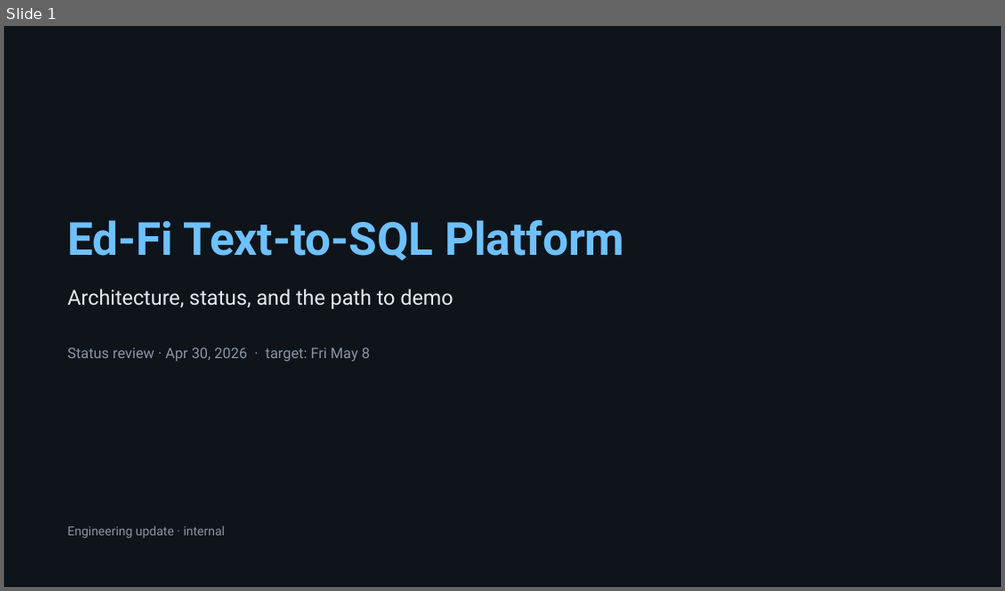
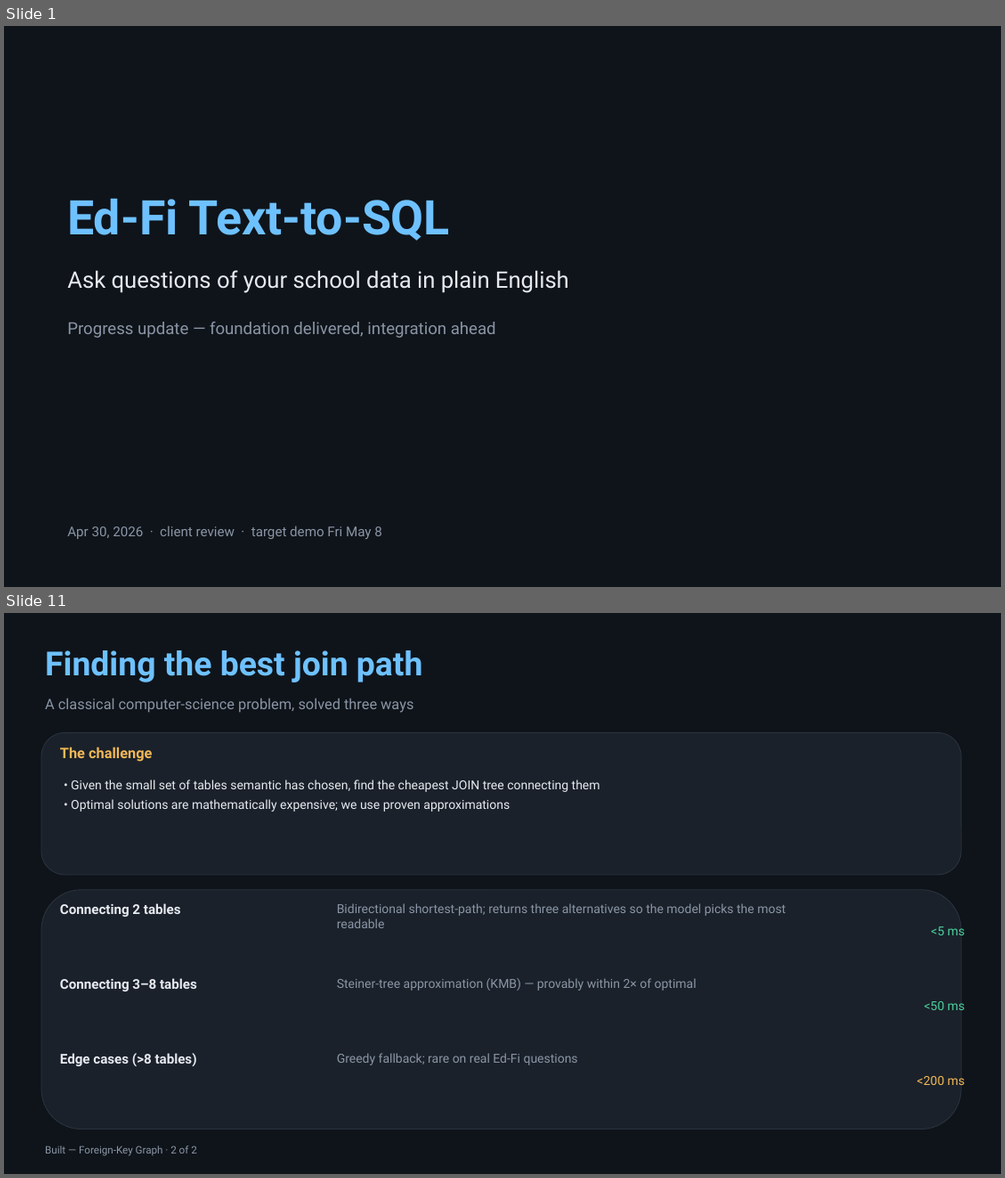
Before and after one commit to bharatmohanthakur/heavy_text2sql, a slide deck: docs/architecture_deck.pptx. Shown one above the other, each under a label of ours: slide 1 before the commit, slides 1 and 11 after it; the slides between them are not shown. The pictures are 1005x591 and 1005x1178 pixels, drawn with LibreOffice and Linux fonts; fonts in the diff are those of the drawing. Boxes give left, top, right and bottom in pixels: in the first picture for what was removed or moved away, otherwise in the second. Text is boxed around its words. In the diff, an @@ line names an element or a change of style, - is before the commit and + after.

```diff
--- a/docs/architecture_deck.pptx
+++ b/docs/architecture_deck.pptx
@@ slide 11 added at [4, 613, 1001, 1174], background #0F141A @@
@@ text added at [45, 650, 422, 682], 32 pt, text #6EC1FF, bold @@
+Finding the best join path
@@ text added at [45, 698, 413, 713], 14 pt, text #8A95A5 @@
+A classical computer-science problem, solved three ways
@@ rounded rectangle added at [41, 732, 961, 875], fill #1A212A, outline #2A333F 0.75 pt @@
@@ text added at [60, 747, 152, 762], 14 pt, text #F2B857, bold @@
+The challenge
@@ text added at [71, 779, 600, 811], 12 pt, text #E6EAF0 @@
+• Given the small set of tables semantic has chosen, find the cheapest JOIN tree connecting them
+• Optimal solutions are mathematically expensive; we use proven approximations
@@ rounded rectangle added at [41, 890, 961, 1129], fill #1A212A, outline #2A333F 0.75 pt @@
@@ text added at [60, 903, 181, 916], 13 pt, text #E6EAF0, bold @@
+Connecting 2 tables
@@ text added at [337, 903, 785, 928], 12 pt, text #8A95A5 @@
+Bidirectional shortest-path; returns three alternatives so the model picks the most readable
@@ text added at [930, 926, 964, 935], 12 pt, text #4AD09C @@
+<5 ms
@@ text added at [60, 978, 197, 991], 13 pt, text #E6EAF0, bold @@
+Connecting 3–8 tables
@@ text added at [337, 978, 696, 990], 12 pt, text #8A95A5 @@
+Steiner-tree approximation (KMB) — provably within 2× of optimal
@@ text added at [924, 1001, 964, 1010], 12 pt, text #4AD09C @@
+<50 ms
@@ text added at [60, 1053, 197, 1066], 13 pt, text #E6EAF0, bold @@
+Edge cases (>8 tables)
@@ text added at [337, 1053, 578, 1065], 12 pt, text #8A95A5 @@
+Greedy fallback; rare on real Ed-Fi questions
@@ text added at [917, 1076, 965, 1085], 12 pt, text #F2B857 @@
+<200 ms
@@ text added at [45, 1145, 197, 1156], 10 pt, text #8A95A5 @@
+Built — Foreign-Key Graph · 2 of 2
@@ slide 1 changed as well @@
@@ text at [67, 198, 450, 240]: text changed; size 44 to 46 pt @@
-Ed-Fi Text-to-SQL Platform
+Ed-Fi Text-to-SQL
@@ text at [67, 270, 569, 293]: text changed; size 20 to 22 pt @@
-Architecture, status, and the path to demo
+Ask questions of your school data in plain English
@@ text at [67, 321, 496, 338]: text changed; size 14 to 16 pt @@
-Status review · Apr 30, 2026 · target: Fri May 8
+Progress update — foundation delivered, integration ahead
@@ text at [67, 525, 382, 539]: text changed; size 12 to 13 pt @@
-Engineering update · internal
+Apr 30, 2026 · client review · target demo Fri May 8
```
Also in this commit, not shown: 1 other slide changed, 13 other slides added, 14 slides removed, 1 other file.
